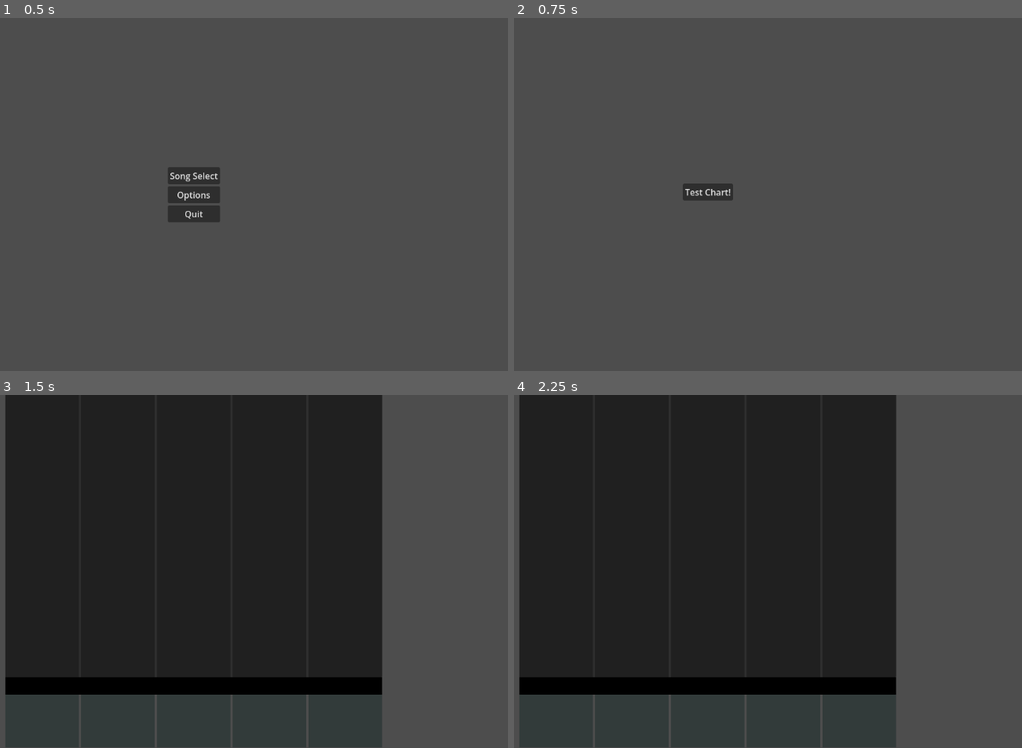
Above: before the commit, frames 1-4 (two rows, left to right).
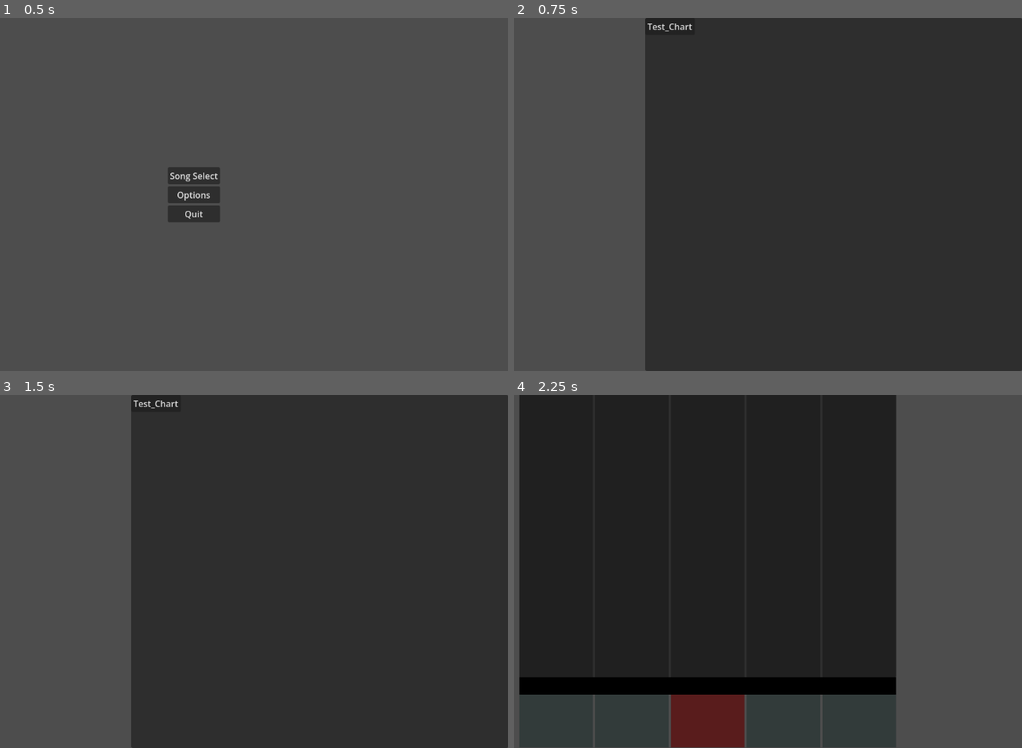
Above: after the commit, the same moments.

Repository: Waller3K/ReMX-Mania
Game: Godot game, scene res://Scenes/Prototype_Build/Main_Menu.tscn
Two runs of this game, one before a commit and one after it. Both use one fixed random seed, a clock stepped at 60 frames per second and the inputs below. The engine's default icon, where the game draws it, is replaced by a stand-in: a white triangle on a blue panel in a dark square. Sound files missing from this copy of the repository are replaced by a short silence.
Inputs (mouse positions are in pixels of both pictures, inside the frame that each line leads up to):
- Up to frame 1 (0.5 s): no input
- Up to frame 2 (0.75 s): click "Song Select" at 0.5 s
- Up to frame 3 (1.5 s): click (193, 567) at 1.25 s, where only the run before the commit has a clickable "Test Chart!"
- Up to frame 4 (2.25 s): click (671, 402) at 2 s, where only the run after the commit has a clickable "Test_Chart"

Frame 1 is identical in both runs. In frame 2, 74% of the frame differs, in the area x 25-100%, y 0-100%; in frame 3, 52%; in frame 4, 2.1%.

Commit message:
Prepared early prototype build. Added main menu, song select, and began results screen implementation

Diff:
--- a/Experiments/rhythm-tests/Assets/Charts/4_Key_Charts/Sink_to_a_deep_Sea_World.json
+++ b/Experiments/rhythm-tests/Assets/Charts/4_Key_Charts/Sink_to_a_deep_Sea_World.json
@@ -1,15 +1,17 @@
 {
 	"Metadata" : {
-		"path" : "res://Assets/Music/Sink_to_a_Deep_Sea_World/BG_Track.ogg",
 		"BPM" : 185,
-		"name" : "Sink to a Deep Test World",
-		"artist" : "Waller3K",
-		"charter" : "Waller3K",
-		"difficulty" : 3.0,
-		"track1Path" : "res://Assets/Music/Sink_to_a_Deep_Sea_World/Track 1.ogg",
-		"track2Path" : "res://Assets/Music/Sink_to_a_Deep_Sea_World/Track 2.ogg",
-		"track3Path" : "res://Assets/Music/Sink_to_a_Deep_Sea_World/Track 3.ogg",
-		"track4Path" : "res://Assets/Music/Sink_to_a_Deep_Sea_World/Track 4.ogg"
+		"Title" : "Sink to a Deep Test World",
+		"Artist" : "Waller3K",
+		"Charter" : "Waller3K",
+		"Difficulty" : 5.0,
+		"DifficultyName" : "Medium",
+		"BGMPath" : "res://Assets/Music/Sink_to_a_Deep_Sea_World/BG_Track.ogg",
+		"Track1Path" : "res://Assets/Music/Sink_to_a_Deep_Sea_World/Track 1.ogg",
+		"Track2Path" : "res://Assets/Music/Sink_to_a_Deep_Sea_World/Track 2.ogg",
+		"Track3Path" : "res://Assets/Music/Sink_to_a_Deep_Sea_World/Track 3.ogg",
+		"Track4Path" : "res://Assets/Music/Sink_to_a_Deep_Sea_World/Track 4.ogg",
+		"Version" : 0.1
 	},
 	"Notes" : {
 		"Track 1" : [
--- a/Experiments/rhythm-tests/Scenes/Prototype_Build/4Key_Prototype.tscn
+++ b/Experiments/rhythm-tests/Scenes/Prototype_Build/4Key_Prototype.tscn
@@ -193,6 +193,7 @@
 [connection signal="btnFX" from="Input" to="Judge" method="_onBTN_FX"]
 [connection signal="btnFX" from="Input" to="CanvasLayer/UI/JudgementLine/TracksButtons" method="_onBTNFX"]
 [connection signal="testButton" from="Input" to="AudioStreamPlayer" method="_onTestButton"]
+[connection signal="chartEnded" from="Judge" to="GameManager" method="_onChartEnded"]
 [connection signal="goodEarly" from="Judge" to="AudioStreamPlayer" method="_onGoodEarly"]
 [connection signal="goodEarly" from="Judge" to="GameManager" method="_onGoodEarly"]
 [connection signal="goodLate" from="Judge" to="AudioStreamPlayer" method="_onGoodLate"]
--- a/Experiments/rhythm-tests/Scenes/Prototype_Build/Main_Menu.tscn
+++ b/Experiments/rhythm-tests/Scenes/Prototype_Build/Main_Menu.tscn
@@ -1,7 +1,7 @@
 [gd_scene format=3 uid="uid://npnbsbebxnuq"]
 
-[ext_resource type="AudioStream" uid="uid://ch775v3bh3ban" path="res://Assets/Music/ReMX-Mania-Theme.wav" id="1_ni661"]
 [ext_resource type="Script" uid="uid://ho3qddq0oily" path="res://Scripts/4Key_Prototype/MainMenu.gd" id="1_wne0t"]
+[ext_resource type="AudioStream" uid="uid://ealpd8kqigtc" path="res://Assets/Music/ReMX-Mania-Theme.ogg" id="2_wne0t"]
 
 [node name="MainMenu" type="Control" unique_id=1175561564]
 layout_mode = 3
@@ -13,7 +13,7 @@
 script = ExtResource("1_wne0t")
 
 [node name="AudioStreamPlayer" type="AudioStreamPlayer" parent="." unique_id=1413403825]
-stream = ExtResource("1_ni661")
+stream = ExtResource("2_wne0t")
 autoplay = true
 bus = &"BG Track"
 
--- /dev/null
+++ b/Experiments/rhythm-tests/Scenes/Prototype_Build/Results.tscn
@@ -0,0 +1,46 @@
+[gd_scene format=3 uid="uid://c5561jpk3n24f"]
+
+[node name="Results" type="Control" unique_id=2021439837]
+layout_mode = 3
+anchors_preset = 15
+anchor_right = 1.0
+anchor_bottom = 1.0
+grow_horizontal = 2
+grow_vertical = 2
+
+[node name="Panel" type="Panel" parent="." unique_id=1736764276]
+layout_mode = 1
+anchors_preset = -1
+anchor_left = 0.3
+anchor_right = 1.0
+anchor_bottom = 1.0
+grow_horizontal = 2
+grow_vertical = 2
+
+[node name="VBoxContainer" type="VBoxContainer" parent="Panel" unique_id=1477296836]
+layout_mode = 1
+anchors_preset = 15
+anchor_right = 1.0
+anchor_bottom = 1.0
+grow_horizontal = 2
+grow_vertical = 2
+
+[node name="SongTitileText" type="Label" parent="Panel/VBoxContainer" unique_id=7721304]
+layout_mode = 2
+text = "SONG TITLE"
+
+[node name="DifficultyText" type="Label" parent="Panel/VBoxContainer" unique_id=41497399]
+layout_mode = 2
+text = "DIFFICULTY TITLE"
+
+[node name="FinalScoreText" type="Label" parent="Panel/VBoxContainer" unique_id=949107195]
+layout_mode = 2
+text = "SCORE HERE"
+
+[node name="Panel2" type="Panel" parent="." unique_id=657865316]
+layout_mode = 1
+anchors_preset = -1
+anchor_right = 0.3
+anchor_bottom = 1.0
+grow_horizontal = 2
+grow_vertical = 2
--- a/Experiments/rhythm-tests/Scenes/Prototype_Build/Song_Select.tscn
+++ b/Experiments/rhythm-tests/Scenes/Prototype_Build/Song_Select.tscn
@@ -11,22 +11,28 @@
 grow_vertical = 2
 script = ExtResource("1_6ps4i")
 
-[node name="VBoxContainer" type="VBoxContainer" parent="." unique_id=2074588410]
+[node name="Panel" type="Panel" parent="." unique_id=966441951]
 layout_mode = 1
-anchors_preset = 8
-anchor_left = 0.5
-anchor_top = 0.5
-anchor_right = 0.5
-anchor_bottom = 0.5
-offset_left = -46.0
-offset_top = -20.0
-offset_right = 46.0
-offset_bottom = 20.0
+anchors_preset = -1
+anchor_left = 0.4
+anchor_right = 1.0
+anchor_bottom = 1.0
+grow_horizontal = 0
+grow_vertical = 2
+
+[node name="ScrollContainer" type="ScrollContainer" parent="Panel" unique_id=1511498770]
+layout_mode = 1
+anchors_preset = 15
+anchor_right = 1.0
+anchor_bottom = 1.0
 grow_horizontal = 2
 grow_vertical = 2
 
-[node name="Button" type="Button" parent="VBoxContainer" unique_id=2037066442]
+[node name="VBoxContainer" type="VBoxContainer" parent="Panel/ScrollContainer" unique_id=2074588410]
 layout_mode = 2
-text = "Test Chart!"
 
-[connection signal="pressed" from="VBoxContainer/Button" to="." method="_onButtonPressed"]
+[node name="TestChartButton" type="Button" parent="Panel/ScrollContainer/VBoxContainer" unique_id=425295215]
+layout_mode = 2
+text = "Test_Chart"
+
+[connection signal="pressed" from="Panel/ScrollContainer/VBoxContainer/TestChartButton" to="." method="_onTestChartButtonPressed"]
--- a/Experiments/rhythm-tests/Scripts/4Key_Prototype/audio.gd
+++ b/Experiments/rhythm-tests/Scripts/4Key_Prototype/audio.gd
@@ -22,11 +22,11 @@
 signal songUpdate(timeStamp: float)
 
 func _onChartCreation(chart: Chart) -> void:
-	audioPath = chart.songPath
+	audioPath = chart.BGMPath
 	syncStream = AudioStreamSynchronized.new()
 	syncStream.stream_count = 5
 
-	syncStream.set_sync_stream(0, load(chart.songPath))
+	syncStream.set_sync_stream(0, load(chart.BGMPath))
 	syncStream.set_sync_stream(1, load(chart.track1Path))
 	syncStream.set_sync_stream(2, load(chart.track2Path))
 	syncStream.set_sync_stream(3, load(chart.track3Path))
--- a/Experiments/rhythm-tests/Scripts/4Key_Prototype/chartClass.gd
+++ b/Experiments/rhythm-tests/Scripts/4Key_Prototype/chartClass.gd
@@ -3,12 +3,13 @@
 
 # Song Metadata Variables
 
-@export var bpm: 		float
-@export var songPath: 	String
-@export var songName: 	String
-@export var songArtist:	String
-@export var charter: 	String
-@export var difficulty:	float
+@export var bpm: 			float
+@export var BGMPath: 		String
+@export var songName: 		String
+@export var songArtist:		String
+@export var charter: 		String
+@export var difficultyName: String
+@export var difficulty:		float
 
 # Chart Metadata Variables
 @export var track1Path: String # the paths to the stems controlled by each track
@@ -57,15 +58,16 @@
 	# Sets the chart variables using the JSON chart data
 
 	bpm 			= chartData["Metadata"]["BPM"]
-	songPath 		= chartData["Metadata"]["path"]
-	songName		= chartData["Metadata"]["name"]
-	songArtist		= chartData["Metadata"]["artist"]
-	charter			= chartData["Metadata"]["charter"]
-	difficulty		= chartData["Metadata"]["difficulty"]
-	track1Path		= chartData["Metadata"]["track1Path"]
-	track2Path		= chartData["Metadata"]["track2Path"]
-	track3Path		= chartData["Metadata"]["track3Path"]
-	track4Path		= chartData["Metadata"]["track4Path"]
+	BGMPath 		= chartData["Metadata"]["BGMPath"]
+	songName		= chartData["Metadata"]["Title"]
+	songArtist		= chartData["Metadata"]["Artist"]
+	charter			= chartData["Metadata"]["Charter"]
+	difficultyName	= chartData["Metadata"]["Charter"]
+	difficulty		= chartData["Metadata"]["Difficulty"]
+	track1Path		= chartData["Metadata"]["Track1Path"]
+	track2Path		= chartData["Metadata"]["Track2Path"]
+	track3Path		= chartData["Metadata"]["Track3Path"]
+	track4Path		= chartData["Metadata"]["Track4Path"]
 	notes.track1 	= chartData["Notes"]["Track 1"]
 	notes.track2 	= chartData["Notes"]["Track 2"]
 	notes.track3 	= chartData["Notes"]["Track 3"]
--- a/Experiments/rhythm-tests/Scripts/4Key_Prototype/gameManager.gd
+++ b/Experiments/rhythm-tests/Scripts/4Key_Prototype/gameManager.gd
@@ -165,3 +165,7 @@
 
 func _onHoldStarted(trackIndex, noteIndex):
 	print("Hold Started")
+
+
+func _onChartEnded():
+	print("End of Chart!")
--- a/Experiments/rhythm-tests/Scripts/4Key_Prototype/gameObjects/trackUI.gd
+++ b/Experiments/rhythm-tests/Scripts/4Key_Prototype/gameObjects/trackUI.gd
@@ -14,6 +14,8 @@
 	for child in get_children():
 		trackUIElems.append(child)
 		child.color = inactiveColor
+
+	get_child(2).color = FXInactiveColor
 
 
 func _onBTN1(_inputTimestamp: float, isDown: bool) -> void:
--- a/Experiments/rhythm-tests/Scripts/4Key_Prototype/judge.gd
+++ b/Experiments/rhythm-tests/Scripts/4Key_Prototype/judge.gd
@@ -28,6 +28,9 @@
 signal holdEnded(trackIndex: int, noteIndex: int, FX: int)
 signal holdBroken(trackIndex: int, noteIndex: int, FX: int)
 
+#Chart ended signal
+signal chartEnded()
+
 var noteData: Dictionary
 
 var songPos: float
@@ -73,6 +76,8 @@
 var goodTiming: float			= 92.00
 var okTiming: float				= 200.00
 
+var chartDone: bool = false
+
 #############################################
 # The functionality of this component would
 # all happen within this onRhythmUpdate()
@@ -83,6 +88,11 @@
 func _onSongUpdate(timeStamp):
 	songPos = timeStamp * 1000
 	updateNextNote(songPos)
+	if track1Ended and track2Ended and track3Ended and track4Ended and trackFXEnded and !chartDone:
+		chartEnded.emit()
+		chartDone = true
+
+
 #############################################
 # Updates the next note index when we pass
 # a note and sets the variables for ending the
--- a/Experiments/rhythm-tests/Scripts/4Key_Prototype/songSelect.gd
+++ b/Experiments/rhythm-tests/Scripts/4Key_Prototype/songSelect.gd
@@ -1,5 +1,5 @@
 extends Control
 
 
-func _onButtonPressed():
+func _onTestChartButtonPressed():
 	get_tree().change_scene_to_file("res://Scenes/Prototype_Build/4Key_Prototype.tscn")
Not shown, added: Experiments/rhythm-tests/Assets/Music/ReMX-Mania-Theme.ogg.import
Not shown, removed: Experiments/rhythm-tests/Assets/Music/ReMX-Mania-Theme.wav.import
Not shown, added: Experiments/rhythm-tests/Assets/.DS_Store
Not shown, added: Experiments/rhythm-tests/Assets/Music/ReMX-Mania-Theme.ogg
Not shown, changed: Experiments/rhythm-tests/Assets/Music/ReMX-Mania-Theme.wav
